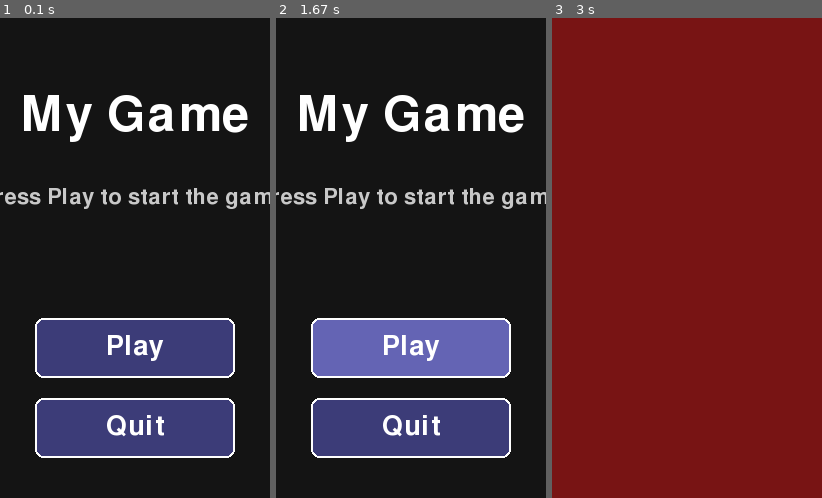
Above: before the commit, frames 1-3 (left to right).
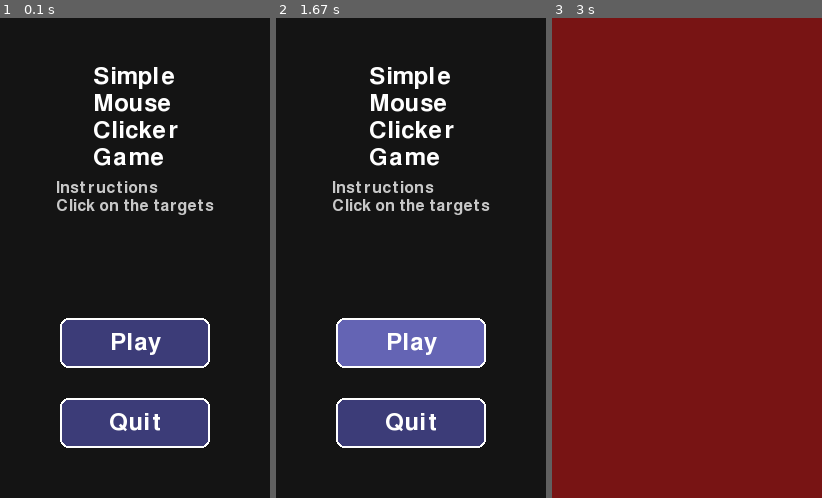
Above: after the commit, the same moments.

Repository: stealthness/PyGames
Game: pygame game, started from Simple Examples/Simple Mouse Clicker Game/dev/main.py
The game is run twice, just before and just after one commit, with the same random seed, the same clock (stepped at 60 frames per second) and the same inputs.
Inputs (mouse positions are in pixels of both pictures, inside the frame that each line leads up to):
- Up to frame 1 (0.1 s): no input
- Up to frame 2 (1.67 s): click "Play" at 0.38 s; tap Space at 0.67, 1, 1.33 s
- Up to frame 3 (3 s): click (622, 162) at 1.72 s; click (757, 334) at 2.55 s

The runs differ from the first frame. In frame 1, 16% of the frame differs, in the area x 0-100%, y 10-92%; in frame 2, 16%; in frame 3, nothing differs.

Commit message:
added docs

Diff:
--- a/Simple Examples/Simple Mouse Clicker Game/dev/main.py
+++ b/Simple Examples/Simple Mouse Clicker Game/dev/main.py
@@ -32,6 +32,10 @@
 # --------------------------------------------------
 
 async def main():
+    """
+    This is the main Game loop. The method is asynchronous so that it can be compiled with pygbag
+    """
+
     running = True
 
     game = Game(screen)
--- a/Simple Examples/Simple Mouse Clicker Game/dev/menu_manager_class.py
+++ b/Simple Examples/Simple Mouse Clicker Game/dev/menu_manager_class.py
@@ -23,17 +23,17 @@
         self.screen_rect = screen.get_rect()
 
         # Fonts
-        self.title_font = pygame.font.Font(None, 72)
-        self.description_font = pygame.font.Font(None, 32)
-        self.button_font = pygame.font.Font(None, 40)
+        self.title_font = pygame.font.Font(None, 36)
+        self.description_font = pygame.font.Font(None, 24)
+        self.button_font = pygame.font.Font(None, 36)
 
         # Text
-        self.title = "My Game"
-        self.description = "Press Play to start the game."
+        self.title = "Simple\nMouse\nClicker\nGame"
+        self.description = "Instructions\nClick on the targets"
 
         # Buttons
-        button_width = 200
-        button_height = 60
+        button_width = 150
+        button_height = 50
 
         center_x = self.screen_rect.centerx - button_width // 2
 
@@ -70,7 +70,7 @@
 
         return None
 
-    def draw_button(self, rect, text):
+    def draw_button(self, rect, text : str) -> None:
         """
         Draw a menu button.
         """
@@ -119,22 +119,34 @@
         """
 
         # Title
-        title_surface = self.title_font.render(
-            self.title,
-            True,
-            (255, 255, 255),
+        self.draw_title()
+
+        # Instructions
+        self.draw_instructions()
+
+        # Buttons
+        self.draw_buttons()
+
+    def draw_buttons(self):
+        """
+        Draw the button interactions.
+        :return:
+        """
+        self.draw_button(
+            self.play_button,
+            "Play",
         )
 
-        title_rect = title_surface.get_rect(
-            center=(self.screen_rect.centerx, 100)
+        self.draw_button(
+            self.quit_button,
+            "Quit",
         )
 
-        self.screen.blit(
-            title_surface,
-            title_rect,
-        )
-
-        # Description
+    def draw_instructions(self) -> None:
+        """
+        Draw the instructions.
+        :return: None
+        """
         description_surface = self.description_font.render(
             self.description,
             True,
@@ -150,13 +162,22 @@
             description_rect,
         )
 
-        # Buttons
-        self.draw_button(
-            self.play_button,
-            "Play",
+    def draw_title(self) -> None:
+        """
+        Draw the title.
+        :return: None
+        """
+        title_surface = self.title_font.render(
+            self.title,
+            True,
+            (255, 255, 255),
         )
 
-        self.draw_button(
-            self.quit_button,
-            "Quit",
+        title_rect = title_surface.get_rect(
+            center=(self.screen_rect.centerx, 100)
         )
+
+        self.screen.blit(
+            title_surface,
+            title_rect,
+        )
